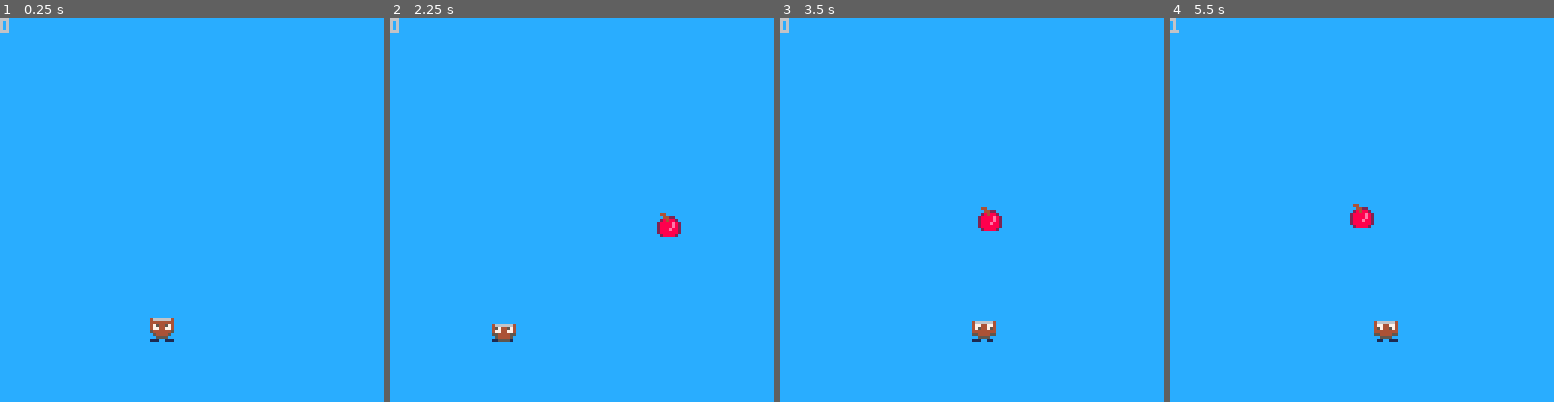
Above: before the commit, frames 1-4 (left to right).
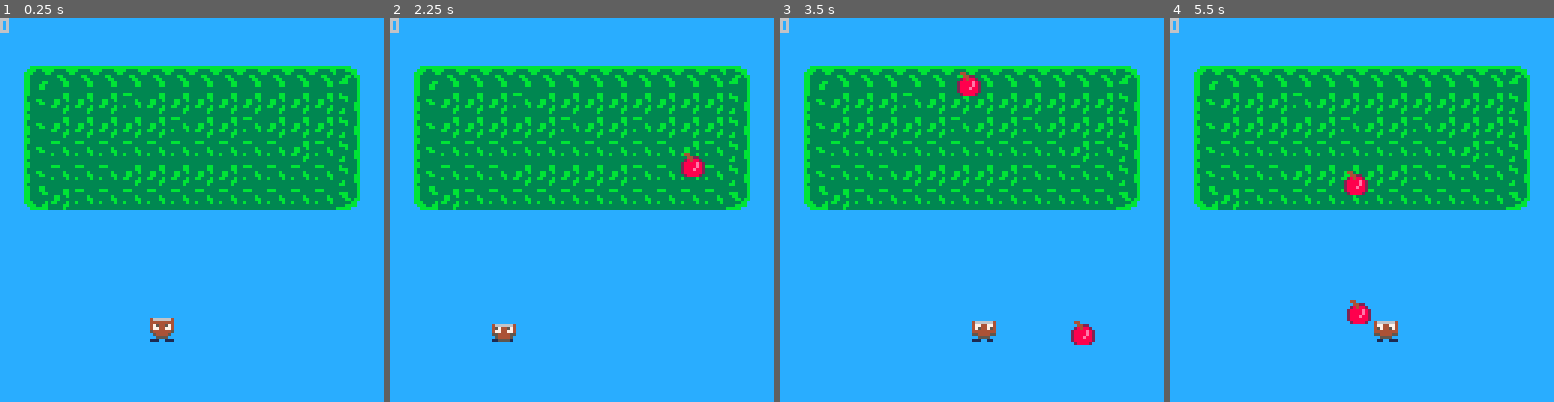
Above: after the commit, the same moments.

Repository: ejames0711/wicker
Game: PICO-8 cartridge wicker.p8
Same seed, same stepped clock (60 frames per second), same inputs: the game is played once before the commit and once after it.
Inputs:
- Up to frame 1 (0.25 s): no input
- Up to frame 2 (2.25 s): hold Left from 1.97 s (still down)
- Up to frame 3 (3.5 s): release Left at 2.37 s; hold Right from 2.87 s (still down)
- Up to frame 4 (5.5 s): release Right at 3.53 s; hold Right 4.13-4.53 s; hold Left from 5.13 s (still down)

The runs differ from the first frame. In frame 1, 33% of the frame differs, in the area x 6-94%, y 12-50%; in frame 2, 33%; in frame 3, 33%; in frame 4, 33%, in the area x 0-94%, y 0-80%.

Commit message:
add apple fall timer

Diff:
--- a/wicker.p8
+++ b/wicker.p8
@@ -13,10 +13,12 @@
 
 	--animation
 	stimer = 0
+	fall_timer = 0
 	sub_frame = false
 
 	--apples
 	apples = {}
+	wait = 0
 
 	--enemy
 
@@ -76,14 +78,19 @@
 -->8
 -- helper
 
-function update_stime()
-
-	if stimer < 999 then
+function update_timers()
+
+	if stimer < 99 then
 		stimer += 1
 	else
 		stimer = 0
 	end
 
+	if fall_timer < 50 then
+		fall_timer += 1
+	else
+		fall_timer = 0
+	end
 end
 
 function collision(a,b)
@@ -109,17 +116,17 @@
 
 function spawn_apple()
 	local apple = {}
-	rnd_num = flr(rnd(126))
-	apple.x = rnd_num
-	apple.y = flr(rnd(40))+10
+	apple.x = flr(rnd(110))+10
+	apple.y = flr(rnd(40))+15
 	apple.spr = 3
+	apple.timer = 0
 	add(apples,apple)
 end
 -->8
 -- update
 
 function update_game()
-	update_stime()
+	update_timers()
 
 	if stimer%50 == 0 then
 		spawn_apple()
@@ -138,7 +145,15 @@
 	end
 
 	for apple in all(apples) do
-		apple.y += 2
+
+		apple.timer += 1
+
+		if apple.timer < 30 then
+			apple.y += 0
+		else
+			apple.y += 2
+		end
+
 		if collision(apple,player) then
 			score += 1
 			del(apples,apple)
@@ -151,6 +166,7 @@
 
 function draw_game()
  cls(12)
+ map()
 	spr(player.spr,player.x,player.y,1,1,player.flip)
 	for en in all(apples) do
 		spr(en.spr,en.x,en.y)
@@ -311,3 +327,13 @@
 
 
 
+
+__map__
+1515151515151515151515151515151500000000000000000000000000000000000000000000000000000000000000000000000000000000000000000000000000000000000000000000000000000000000000000000000000000000000000000000000000000000000000000000000000000000000000000000000000000000
+1515151515151515151515151515151500000000000000000000000000000000000000000000000000000000000000000000000000000000000000000000000000000000000000000000000000000000000000000000000000000000000000000000000000000000000000000000000000000000000000000000000000000000
+1513010101010101010101010101021500000000000000000000000000000000000000000000000000000000000000000000000000000000000000000000000000000000000000000000000000000000000000000000000000000000000000000000000000000000000000000000000000000000000000000000000000000000
+1510111111211111111111111111121500000000000000000000000000000000000000000000000000000000000000000000000000000000000000000000000000000000000000000000000000000000000000000000000000000000000000000000000000000000000000000000000000000000000000000000000000000000
+1510111111111121111121111111121500000000000000000000000000000000000000000000000000000000000000000000000000000000000000000000000000000000000000000000000000000000000000000000000000000000000000000000000000000000000000000000000000000000000000000000000000000000
+0010212121212121212121211121120000000000000000000000000000000000000000000000000000000000000000000000000000000000000000000000000000000000000000000000000000000000000000000000000000000000000000000000000000000000000000000000000000000000000000000000000000000000
+0010212121111111111121212121120000000000000000000000000000000000000000000000000000000000000000000000000000000000000000000000000000000000000000000000000000000000000000000000000000000000000000000000000000000000000000000000000000000000000000000000000000000000
+0014112121212121212121212121230000000000000000000000000000000000000000000000000000000000000000000000000000000000000000000000000000000000000000000000000000000000000000000000000000000000000000000000000000000000000000000000000000000000000000000000000000000000
Not shown, changed: 25 lines of the sprite sheet (__gfx__) section of wicker.p8
Not shown, changed: the thumbnail (__label__) section of wicker.p8
